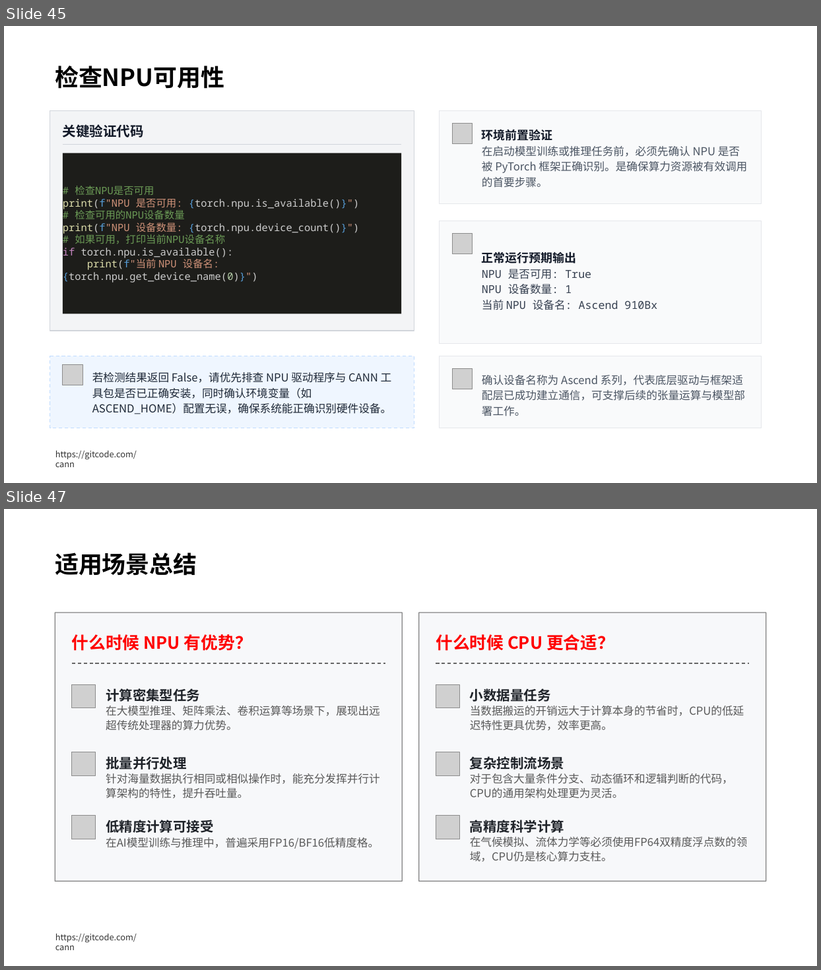
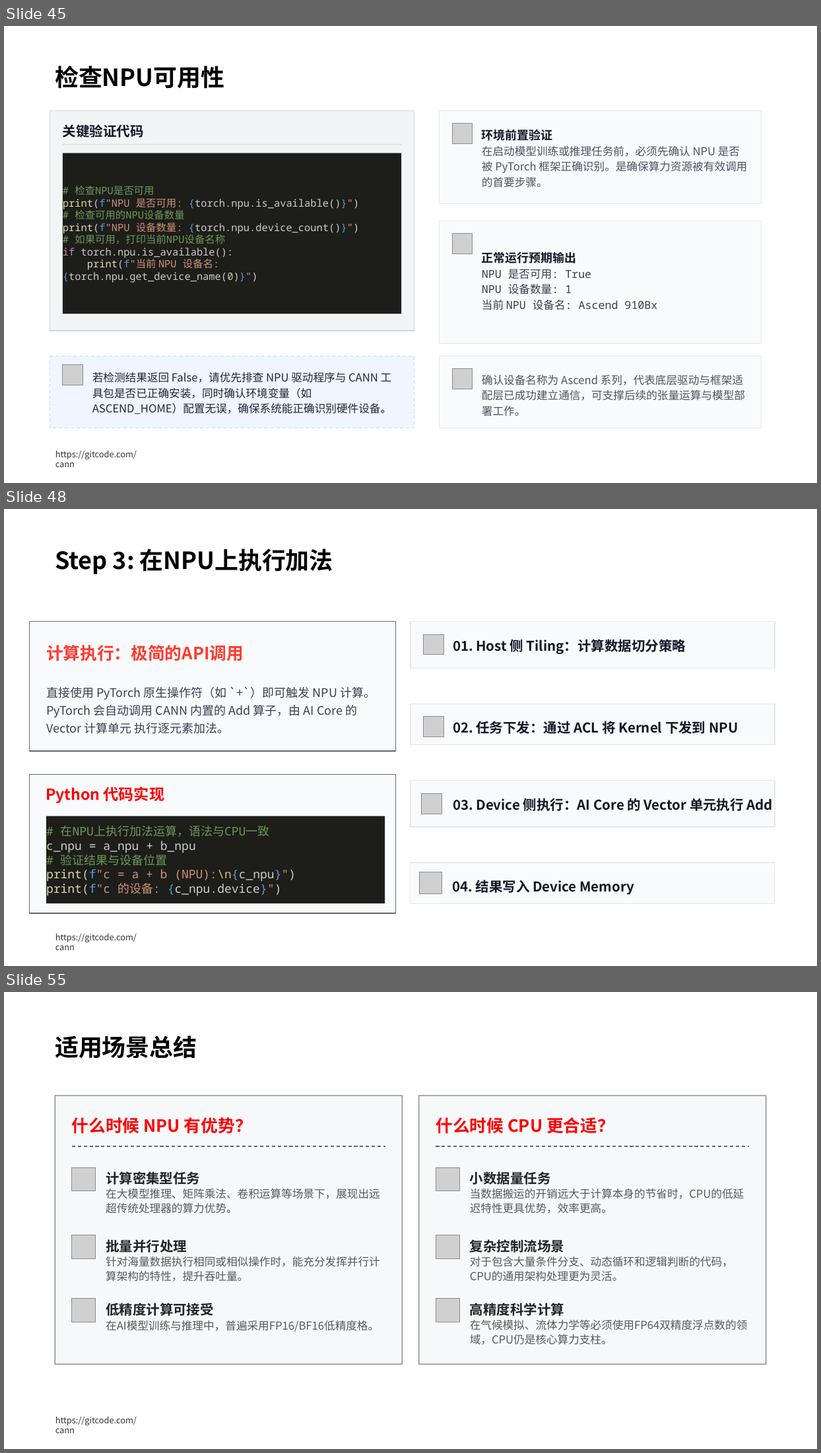
Before and after one commit to hicann/cann-learning-hub, a slide deck: quick_start/cann_basics/slides/artificial_intelligence_basics.pptx. Shown one above the other, each under a label of ours: slides 45 and 47 before the commit, slides 45, 48 and 55 after it; the slides between them are not shown. The pictures are 821x970 and 821x1453 pixels, drawn with LibreOffice and Linux fonts; fonts in the diff are those of the drawing; grey boxes stand for pictures; background and template pictures are left out. Boxes give left, top, right and bottom in pixels: in the first picture for what was removed or moved away, otherwise in the second. Text is boxed around its words. In the diff, an @@ line names an element or a change of style, - is before the commit and + after.

```diff
--- a/quick_start/cann_basics/slides/artificial_intelligence_basics.pptx
+++ b/quick_start/cann_basics/slides/artificial_intelligence_basics.pptx
@@ slide 48 added at [4, 509, 817, 966], background #FFFFFF; not listed: 1 template element that a slide beside it also shows @@
@@ text added at [55, 549, 333, 574], 28 pt, text #000000, bold @@
+Step 3: 在NPU上执行加法
@@ rounded rectangle added at [30, 622, 396, 751], fill #F9FAFB, outline #666666 1 pt @@
@@ rounded rectangle added at [411, 622, 775, 669], fill #F9FAFB, outline #E5E7EB 1 pt @@
@@ text added at [46, 645, 244, 661], 20 pt, text #FF3B30, bold @@
+计算执行：极简的API调用
@@ picture added at [423, 634, 444, 655] @@
@@ text added at [453, 638, 686, 655], 16 pt, text #111827, bold @@
+01. Host 侧 Tiling：计算数据切分策略
@@ text added at [46, 687, 376, 734], 14 pt, text #374151 @@
+直接使用 PyTorch 原生操作符（如 `+`）即可触发 NPU 计算。PyTorch 会自动调用 CANN 内置的 Add 算子，由 AI Core 的 Vector 计算单元 执行逐元素加法。
@@ rounded rectangle added at [411, 704, 775, 745], fill #F9FAFB, outline #E5E7EB 1 pt @@
@@ picture added at [423, 716, 444, 736] @@
@@ text added at [453, 721, 738, 734], 16 pt, text #111827, bold @@
+02. 任务下发：通过 ACL 将 Kernel 下发到 NPU
@@ rounded rectangle added at [30, 774, 396, 913], fill #F9FAFB, outline #666666 1 pt @@
@@ rounded rectangle added at [411, 780, 775, 827], fill #F9FAFB, outline #E5E7EB 1 pt @@
@@ text added at [46, 787, 164, 803], 18 pt, text #FF0000, bold @@
+Python 代码实现
@@ picture added at [422, 793, 442, 815] @@
@@ text added at [453, 798, 773, 811], 16 pt, text #111827, bold @@
+03. Device 侧执行：AI Core 的 Vector 单元执行 Add
@@ rectangle added at [46, 816, 385, 904], fill #1D1D1A, 14 pt, text #CCCCCC @@
+# 在NPU上执行加法运算，语法与CPU一致
+c_npu = a_npu + b_npu
+# 验证结果与设备位置
+print(f"c = a + b (NPU):\n{c_npu}")
+print(f"c 的设备: {c_npu.device}")
@@ rounded rectangle added at [410, 863, 774, 904], fill #F9FAFB, outline #E5E7EB 1 pt @@
@@ picture added at [419, 872, 441, 894] @@
@@ text added at [452, 880, 634, 895], 16 pt, text #111827, bold @@
+04. 结果写入 Device Memory
@@ what was slide 47 is now slide 55 @@
```
Also in this commit, not shown: 8 slides changed, 9 other slides added, 1 slide removed, 1 other file.
